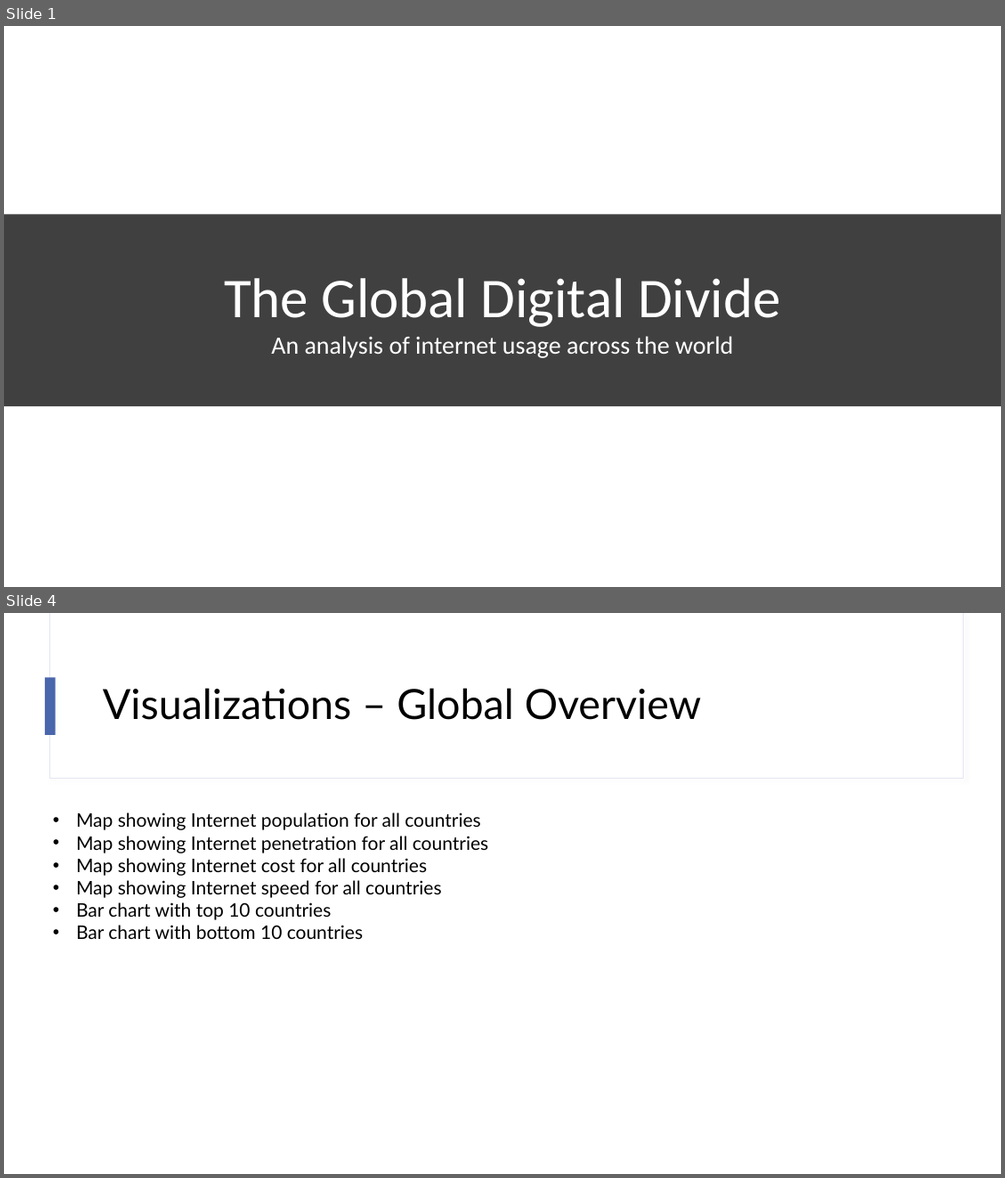
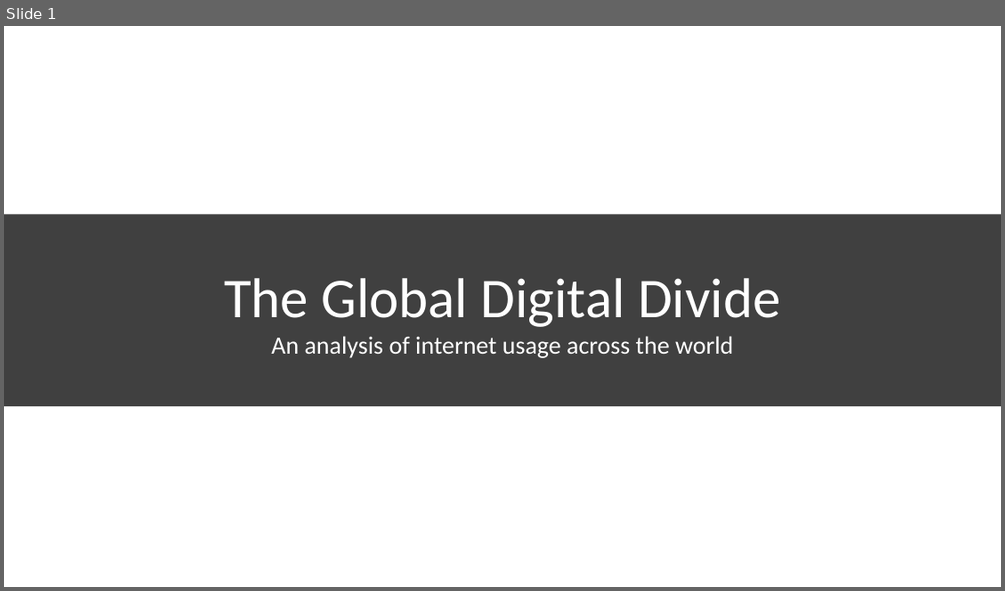
Before and after one commit to lujane-92/Team_Project_2, a slide deck: 03 - Presentation/Digital Disparity - Draft presentation.pptx. Shown one above the other, each under a label of ours: slides 1 and 4 before the commit, slide 1 after it; the slides between them are not shown. The pictures are 1005x1178 and 1005x591 pixels, drawn with LibreOffice and Linux fonts; fonts in the diff are those of the drawing; background and template pictures are left out. Boxes give left, top, right and bottom in pixels: in the first picture for what was removed or moved away, otherwise in the second. Text is boxed around its words. In the diff, an @@ line names an element or a change of style, - is before the commit and + after.

```diff
--- a/03 - Presentation/Digital Disparity - Draft presentation.pptx
+++ b/03 - Presentation/Digital Disparity - Draft presentation.pptx
@@ slide 4 removed at (4,613,1001,1174), background #FFFFFF @@
@@ rectangle removed at (49,613,963,779) @@
@@ rectangle removed at (50,613,963,778) @@
@@ rectangle removed at (45,677,56,735) @@
@@ title removed at (103,688,702,720) @@
-Visualizations – Global Overview
@@ text removed at (76,812,488,939) @@
-• Map showing Internet population for all countries
-• Map showing Internet penetration for all countries
-• Map showing Internet cost for all countries
-• Map showing Internet speed for all countries
-• Bar chart with top 10 countries
-• Bar chart with bottom 10 countries
```
Also in this commit, not shown: 2 slides changed, 10 slides added, 10 other slides removed, 14 other files.
